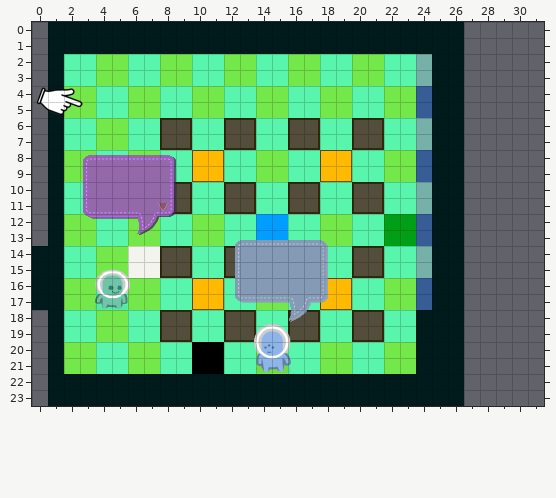
Two states of a Tiled map (JSON), tiled/school.json. Above is the file before it was changed.
Cells are 16x16 px. Shown: x 0..31, y 0..23. Not drawn, because the pictures are missing: unchanged layer "outside".
And afterwards:
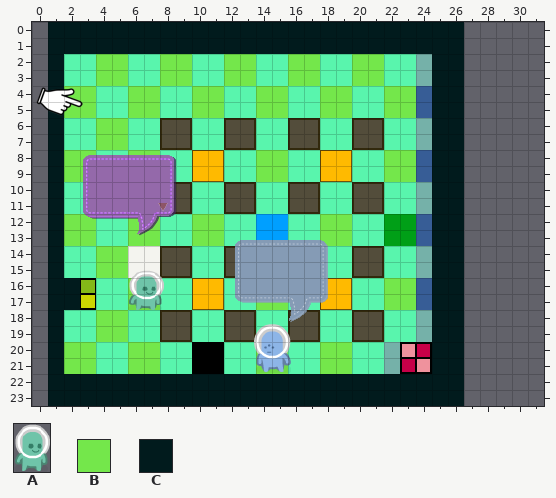
Key: from "objects": A 1 "character"; from "tileset_32": B 18, C 106.
Objects are placed by their top-left corner, in cells (3,4 is the top-left corner of cell 3,4); size is 1x1 cell unless given.
Changes in this commit:
--- layer "path"
-B at 2,16 size 2x2
-B at 22,20 size 2x2
--- layer "character"
-A "character" at 3.9,15.4 size 2.2x2.6
+A "character" at 6,15.5 size 2.2x2.6
--- layer "wall #2" (now hidden)
-C at 0,14 size 2x2
-C at 0,16 size 2x2
-C at 24,18 size 2x2
-C at 24,20 size 2x2
Boxes around the changes in both pictures, in picture pixels (x1, y1, x2, y2):
changed: (32, 246, 164, 311)
removed: (384, 310, 432, 374)
